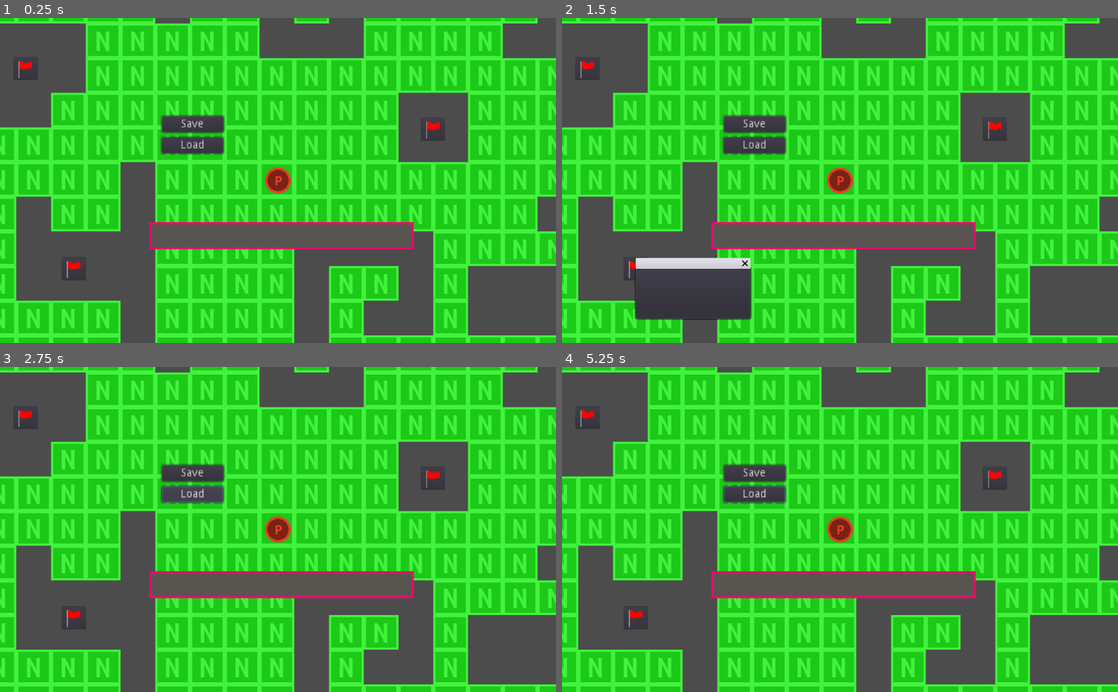
Above: before the commit, frames 1-4 (two rows, left to right).
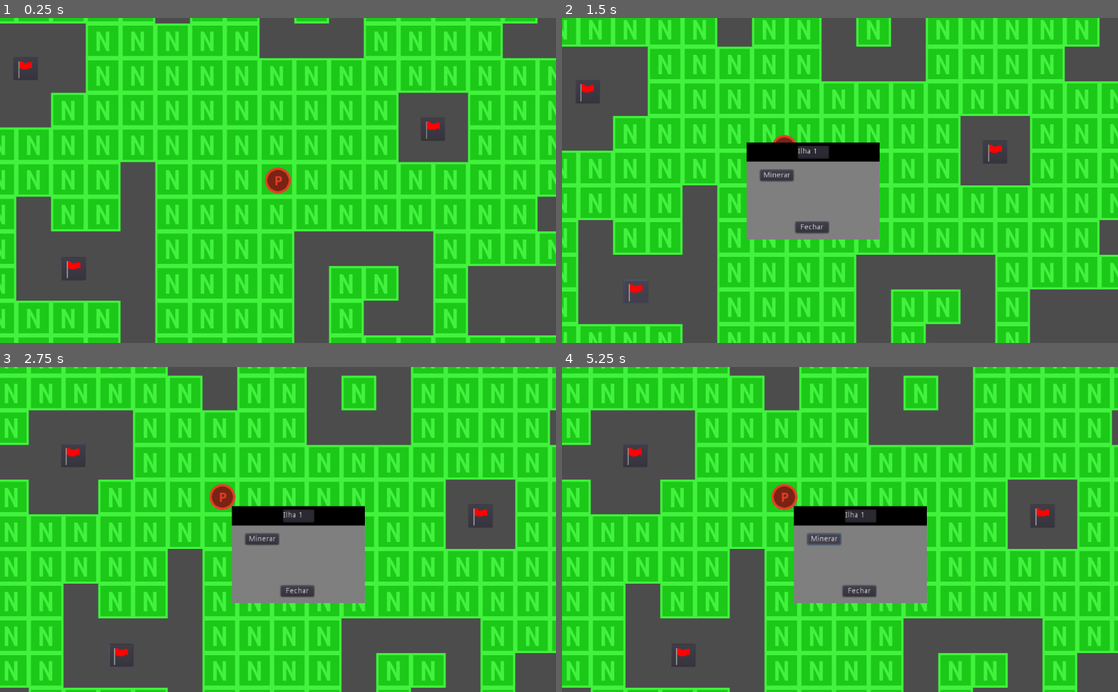
Above: after the commit, the same moments.

Repository: Escandiuzzi/PirateGodotProject
Game: Godot game, scene res://World.tscn
The game is run twice, just before and just after one commit, with the same random seed, the same clock (stepped at 60 frames per second) and the same inputs.
Inputs (mouse positions are in pixels of both pictures, inside the frame that each line leads up to):
- Up to frame 1 (0.25 s): no input
- Up to frame 2 (1.5 s): click (756, 125) at 0.5 s, where only the run before the commit has a clickable "Save"; click (634, 278) at 1.27 s
- Up to frame 3 (2.75 s): click (194, 493) at 2 s, where only the run before the commit has a clickable "Load"
- Up to frame 4 (5.25 s): click (823, 539) at 2.75 s, where only the run after the commit has a clickable "Minerar"; click (856, 591) at 3.5 s, where only the run after the commit has a clickable "Fechar"; click (684, 656) at 4.27 s; click (823, 539) at 5 s, where only the run after the commit has a clickable "Minerar"

The runs differ from the first frame. In frame 1, 4.3% of the frame differs, in the area x 26-75%, y 29-72%; in frame 2, 43%; in frame 3, 65%, in the area x 0-100%, y 0-100%; in frame 4, 65%.
Error before the commit: Parse Error: The function signature doesn't match the parent. Parent signature is: "NodePath get_path()". (res://TileMap.gd:92)

Commit message:
PopUp Ilhas
clicando na ilha, abre um popup com informações e botões

Diff:
--- a/Flag.gd
+++ b/Flag.gd
@@ -5,10 +5,12 @@
 # var b = "textvar"
 onready var window = get_node("Button/Window");
 onready var menuButton = $Button;
+var MenuIlha
 
 func _ready():
 	# Called when the node is added to the scene for the first time.
 	# Initialization here
+	MenuIlha = get_node("MenuIlha")
 	pass
 
 #func _process(delta):
@@ -17,6 +19,12 @@
 #	pass
 
 func _on_Button_pressed():
-	window.popup();
-	window._change_position(position)
+	#window.popup();
+	MenuIlha.show()
+	print("criei popup")
+	#MenuIlha._change_position(position)
+	#window._change_position(position)
 	pass # replace with function body
+func _on_Fechar_pressed():
+	MenuIlha.hide()
+	pass
--- a/TileMap.gd
+++ b/TileMap.gd
@@ -89,7 +89,7 @@
 
 # Returns a path from start to end
 # These are real positions, not cell coordinates
-func get_path(start, end):
+func get_caminho(start, end):
 
 	# Convert positions to cell coordinates
 	var start_tile = world_to_map(start);
--- a/World.gd
+++ b/World.gd
@@ -13,7 +13,7 @@
 # Calculates a new path and gives to sidekick
 func _calculate_new_path():
 	# Finds path
-	var path = navigation_map.get_path(player.position, node2D.get_global_mouse_position())
+	var path = navigation_map.get_caminho(player.position, node2D.get_global_mouse_position())
 
 	# If we got a path...
 	if path:
--- a/World.tscn
+++ b/World.tscn
@@ -1,110 +1,189 @@
-[gd_scene load_steps=6 format=2]
+[gd_scene load_steps=7 format=2]
 
 [ext_resource path="res://World.gd" type="Script" id=1]
 [ext_resource path="res://NavigationMap.tscn" type="PackedScene" id=2]
 [ext_resource path="res://Player.tscn" type="PackedScene" id=3]
 [ext_resource path="res://Sprite/placeholder.png" type="Texture" id=4]
 [ext_resource path="res://Flag.tscn" type="PackedScene" id=5]
+[ext_resource path="res://Sprite/back.png" type="Texture" id=6]
 
-[node name="World" type="Node" index="0"]
-
+[node name="World" type="Node"]
 script = ExtResource( 1 )
 
-[node name="Node2D" type="Node2D" parent="." index="0"]
+[node name="Node2D" type="Node2D" parent="."]
 
-[node name="NavigationMap" parent="." index="1" instance=ExtResource( 2 )]
-
+[node name="NavigationMap" parent="." instance=ExtResource( 2 )]
 tile_data = PoolIntArray( -393232, 0, 0, -393231, 0, 0, -393230, 0, 0, -393229, 0, 0, -393228, 0, 0, -393227, 0, 0, -39 …(5331 unchanged characters)…
 
-[node name="Player" parent="." index="2" instance=ExtResource( 3 )]
-
+[node name="Player" parent="." instance=ExtResource( 3 )]
 position = Vector2( 34.0093, 34.0093 )
 MOVEMENT_SPEED = 150
 
-[node name="HUD" type="Sprite" parent="Player" index="1"]
-
+[node name="HUD" type="Sprite" parent="Player"]
 editor/display_folded = true
+visible = false
 position = Vector2( 6.10558, 102.102 )
 scale = Vector2( 0.486804, 0.5 )
 texture = ExtResource( 4 )
-_sections_unfolded = [ "Offset", "Region", "Transform" ]
 
-[node name="SaveButton" type="Button" parent="Player/HUD" index="0"]
-
-anchor_left = 0.0
-anchor_top = 0.0
-anchor_right = 0.0
-anchor_bottom = 0.0
+[node name="SaveButton" type="Button" parent="Player/HUD"]
 margin_left = -452.144
 margin_top = -442.204
 margin_right = -374.144
 margin_bottom = -422.204
 rect_scale = Vector2( 3, 3 )
-rect_pivot_offset = Vector2( 0, 0 )
-rect_clip_content = false
-focus_mode = 2
-mouse_filter = 0
-mouse_default_cursor_shape = 0
-size_flags_horizontal = 1
-size_flags_vertical = 1
-toggle_mode = false
-enabled_focus_mode = 2
-shortcut = null
-group = null
 text = "Save"
-flat = false
 clip_text = true
-align = 1
-_sections_unfolded = [ "Hint", "Rect" ]
 
-[node name="LoadButton" type="Button" parent="Player/HUD" index="1"]
-
-anchor_left = 0.0
-anchor_top = 0.0
-anchor_right = 0.0
-anchor_bottom = 0.0
+[node name="LoadButton" type="Button" parent="Player/HUD"]
 margin_left = -453.0
 margin_top = -364.0
 margin_right = -375.0
 margin_bottom = -344.0
 rect_scale = Vector2( 3, 3 )
-rect_pivot_offset = Vector2( 0, 0 )
-rect_clip_content = false
-focus_mode = 2
-mouse_filter = 0
-mouse_default_cursor_shape = 0
-size_flags_horizontal = 1
-size_flags_vertical = 1
-toggle_mode = false
-enabled_focus_mode = 2
-shortcut = null
-group = null
 text = "Load"
-flat = false
 clip_text = true
-align = 1
-_sections_unfolded = [ "Anchor", "Margin", "Rect" ]
 
-[node name="Flags" type="Node" parent="." index="3"]
+[node name="Flags" type="Node" parent="."]
 
-editor/display_folded = true
-
-[node name="Flag" parent="Flags" index="0" instance=ExtResource( 5 )]
-
+[node name="Flag" parent="Flags" instance=ExtResource( 5 )]
 position = Vector2( -342.047, 196.745 )
 
-[node name="Flag2" parent="Flags" index="1" instance=ExtResource( 5 )]
+[node name="MenuIlha" type="PopupMenu" parent="Flags/Flag"]
+margin_right = 20.0
+margin_bottom = 20.0
 
+[node name="Sprite" type="Sprite" parent="Flags/Flag/MenuIlha"]
+position = Vector2( -15.6838, 10.7454 )
+scale = Vector2( 0.306874, 0.298523 )
+texture = ExtResource( 6 )
+
+[node name="TextEdit" type="TextEdit" parent="Flags/Flag/MenuIlha"]
+margin_left = -44.3664
+margin_top = -73.3752
+margin_right = 13.6336
+margin_bottom = -49.3752
+text = "Ilha 1"
+
+[node name="Button" type="Button" parent="Flags/Flag/MenuIlha"]
+margin_left = -113.191
+margin_top = -28.44
+margin_right = -52.1912
+margin_bottom = -8.44002
+text = "Minerar"
+
+[node name="Fechar" type="Button" parent="Flags/Flag/MenuIlha"]
+margin_left = -48.0308
+margin_top = 67.6717
+margin_right = 12.9692
+margin_bottom = 87.6717
+text = "Fechar"
+
+[node name="Flag2" parent="Flags" instance=ExtResource( 5 )]
+editor/display_folded = true
 position = Vector2( 319.674, -61.0101 )
 
-[node name="Flag3" parent="Flags" index="2" instance=ExtResource( 5 )]
+[node name="MenuIlha" type="PopupMenu" parent="Flags/Flag2"]
+margin_right = 20.0
+margin_bottom = 20.0
 
+[node name="Sprite" type="Sprite" parent="Flags/Flag2/MenuIlha"]
+position = Vector2( -0.25061, -3.29333 )
+scale = Vector2( 0.306874, 0.298523 )
+texture = ExtResource( 6 )
+
+[node name="TextEdit" type="TextEdit" parent="Flags/Flag2/MenuIlha"]
+margin_left = -34.9624
+margin_top = -84.3993
+margin_right = 23.0376
+margin_bottom = -60.3993
+text = "Ilha 2"
+
+[node name="Button" type="Button" parent="Flags/Flag2/MenuIlha"]
+margin_left = -108.309
+margin_top = -42.4788
+margin_right = -47.3092
+margin_bottom = -22.4788
+text = "Minerar"
+
+[node name="Fechar" type="Button" parent="Flags/Flag2/MenuIlha"]
+margin_left = -38.3796
+margin_top = 61.659
+margin_right = 22.6204
+margin_bottom = 81.659
+text = "Fechar"
+
+[node name="Flag3" parent="Flags" instance=ExtResource( 5 )]
+editor/display_folded = true
 position = Vector2( -880.167, 356.523 )
 
-[node name="Flag4" parent="Flags" index="3" instance=ExtResource( 5 )]
+[node name="MenuIlha" type="PopupMenu" parent="Flags/Flag3"]
+margin_right = 20.0
+margin_bottom = 20.0
 
+[node name="Sprite" type="Sprite" parent="Flags/Flag3/MenuIlha"]
+position = Vector2( -10.233, 3.04413 )
+scale = Vector2( 0.306874, 0.298523 )
+texture = ExtResource( 6 )
+
+[node name="TextEdit" type="TextEdit" parent="Flags/Flag3/MenuIlha"]
+margin_left = -40.423
+margin_top = -79.5692
+margin_right = 17.577
+margin_bottom = -55.5692
+text = "Ilha 3"
+
+[node name="Button" type="Button" parent="Flags/Flag3/MenuIlha"]
+margin_left = -104.726
+margin_top = -37.6487
+margin_right = -43.7257
+margin_bottom = -17.6487
+text = "Minerar"
+
+[node name="Fechar" type="Button" parent="Flags/Flag3/MenuIlha"]
+margin_left = -41.6011
+margin_top = 67.335
+margin_right = 19.3989
+margin_bottom = 87.335
+text = "Fechar"
+
+[node name="Flag4" parent="Flags" instance=ExtResource( 5 )]
+editor/display_folded = true
 position = Vector2( -430.98, -172.553 )
 
+[node name="MenuIlha" type="PopupMenu" parent="Flags/Flag4"]
+margin_right = 20.0
+margin_bottom = 20.0
+
+[node name="Sprite" type="Sprite" parent="Flags/Flag4/MenuIlha"]
+position = Vector2( -7.68683, -7.73511 )
+scale = Vector2( 0.306874, 0.298523 )
+texture = ExtResource( 6 )
+
+[node name="TextEdit" type="TextEdit" parent="Flags/Flag4/MenuIlha"]
+margin_left = -40.0705
+margin_top = -90.0052
+margin_right = 17.9295
+margin_bottom = -66.0052
+text = "Ilha 4"
+
+[node name="Button" type="Button" parent="Flags/Flag4/MenuIlha"]
+margin_left = -105.194
+margin_top = -46.9206
+margin_right = -44.1942
+margin_bottom = -26.9206
+text = "Minerar"
+
+[node name="Fechar" type="Button" parent="Flags/Flag4/MenuIlha"]
+margin_left = -45.8118
+margin_top = 56.5633
+margin_right = 15.1882
+margin_bottom = 76.5633
+text = "Fechar"
+
 [connection signal="pressed" from="Player/HUD/SaveButton" to="Player" method="_on_SaveButton_pressed"]
-
 [connection signal="pressed" from="Player/HUD/LoadButton" to="Player" method="_on_LoadButton_pressed"]
+[connection signal="pressed" from="Flags/Flag/MenuIlha/Fechar" to="Flags/Flag" method="_on_Fechar_pressed"]
+[connection signal="pressed" from="Flags/Flag2/MenuIlha/Fechar" to="Flags/Flag2" method="_on_Fechar_pressed"]
+[connection signal="pressed" from="Flags/Flag3/MenuIlha/Fechar" to="Flags/Flag3" method="_on_Fechar_pressed"]
+[connection signal="pressed" from="Flags/Flag4/MenuIlha/Fechar" to="Flags/Flag4" method="_on_Fechar_pressed"]
--- a/default_env.tres
+++ b/default_env.tres
@@ -1,100 +1,14 @@
 [gd_resource type="Environment" load_steps=2 format=2]
 
 [sub_resource type="ProceduralSky" id=1]
-
-radiance_size = 4
 sky_top_color = Color( 0.0470588, 0.454902, 0.976471, 1 )
 sky_horizon_color = Color( 0.556863, 0.823529, 0.909804, 1 )
 sky_curve = 0.25
-sky_energy = 1.0
 ground_bottom_color = Color( 0.101961, 0.145098, 0.188235, 1 )
 ground_horizon_color = Color( 0.482353, 0.788235, 0.952941, 1 )
 ground_curve = 0.01
-ground_energy = 1.0
-sun_color = Color( 1, 1, 1, 1 )
-sun_latitude = 35.0
-sun_longitude = 0.0
-sun_angle_min = 1.0
-sun_angle_max = 100.0
-sun_curve = 0.05
 sun_energy = 16.0
-texture_size = 2
 
 [resource]
-
 background_mode = 2
 background_sky = SubResource( 1 )
-background_sky_custom_fov = 0.0
-background_color = Color( 0, 0, 0, 1 )
-background_energy = 1.0
-background_canvas_max_layer = 0
-ambient_light_color = Color( 0, 0, 0, 1 )
-ambient_light_energy = 1.0
-ambient_light_sky_contribution = 1.0
-fog_enabled = false
-fog_color = Color( 0.5, 0.6, 0.7, 1 )
-fog_sun_color = Color( 1, 0.9, 0.7, 1 )
-fog_sun_amount = 0.0
-fog_depth_enabled = true
-fog_depth_begin = 10.0
-fog_depth_curve = 1.0
-fog_transmit_enabled = false
-fog_transmit_curve = 1.0
-fog_height_enabled = false
-fog_height_min = 0.0
-fog_height_max = 100.0
-fog_height_curve = 1.0
-tonemap_mode = 0
-tonemap_exposure = 1.0
-tonemap_white = 1.0
-auto_exposure_enabled = false
-auto_exposure_scale = 0.4
-auto_exposure_min_luma = 0.05
-auto_exposure_max_luma = 8.0
-auto_exposure_speed = 0.5
-ss_reflections_enabled = false
-ss_reflections_max_steps = 64
-ss_reflections_fade_in = 0.15
-ss_reflections_fade_out = 2.0
-ss_reflections_depth_tolerance = 0.2
-ss_reflections_roughness = true
-ssao_enabled = false
-ssao_radius = 1.0
-ssao_intensity = 1.0
-ssao_radius2 = 0.0
-ssao_intensity2 = 1.0
-ssao_bias = 0.01
-ssao_light_affect = 0.0
-ssao_color = Color( 0, 0, 0, 1 )
-ssao_quality = 0
-ssao_blur = 3
-ssao_edge_sharpness = 4.0
-dof_blur_far_enabled = false
-dof_blur_far_distance = 10.0
-dof_blur_far_transition = 5.0
-dof_blur_far_amount = 0.1
-dof_blur_far_quality = 1
-dof_blur_near_enabled = false
-dof_blur_near_distance = 2.0
-dof_blur_near_transition = 1.0
-dof_blur_near_amount = 0.1
-dof_blur_near_quality = 1
-glow_enabled = false
-glow_levels/1 = false
-glow_levels/2 = false
-glow_levels/3 = true
-glow_levels/4 = false
-glow_levels/5 = true
-glow_levels/6 = false
-glow_levels/7 = false
-glow_intensity = 0.8
-glow_strength = 1.0
-glow_bloom = 0.0
-glow_blend_mode = 2
-glow_hdr_threshold = 1.0
-glow_hdr_scale = 2.0
-glow_bicubic_upscale = false
-adjustment_enabled = false
-adjustment_brightness = 1.0
-adjustment_contrast = 1.0
-adjustment_saturation = 1.0
--- a/project.godot
+++ b/project.godot
@@ -6,7 +6,12 @@
 ;   [section] ; section goes between []
 ;   param=value ; assign values to parameters
 
-config_version=3
+config_version=4
+
+_global_script_classes=[  ]
+_global_script_class_icons={
+
+}
 
 [application]
 
@@ -16,12 +21,21 @@
 
 [input]
 
-right_click=[ Object(InputEventMouseButton,"resource_local_to_scene":false,"resource_name":"","device":0,"alt":false,"shift":false,"control":false,"meta":false,"command":false,"button_mask":0,"position":Vector2( 0, 0 ),"global_position":Vector2( 0, 0 ),"factor":1.0,"button_index":1,"pressed":false,"doubleclick":false,"script":null)
+right_click={
+"deadzone": 0.5,
+"events": [ Object(InputEventMouseButton,"resource_local_to_scene":false,"resource_name":"","device":0,"alt":false,"shift":false,"control":false,"meta":false,"command":false,"button_mask":0,"position":Vector2( 0, 0 ),"global_position":Vector2( 0, 0 ),"factor":1.0,"button_index":1,"pressed":false,"doubleclick":false,"script":null)
  ]
-key_k=[ Object(InputEventKey,"resource_local_to_scene":false,"resource_name":"","device":0,"alt":false,"shift":false,"control":false,"meta":false,"command":false,"pressed":false,"scancode":75,"unicode":0,"echo":false,"script":null)
+}
+key_k={
+"deadzone": 0.5,
+"events": [ Object(InputEventKey,"resource_local_to_scene":false,"resource_name":"","device":0,"alt":false,"shift":false,"control":false,"meta":false,"command":false,"pressed":false,"scancode":75,"unicode":0,"echo":false,"script":null)
  ]
-key_v=[ Object(InputEventKey,"resource_local_to_scene":false,"resource_name":"","device":0,"alt":false,"shift":false,"control":false,"meta":false,"command":false,"pressed":false,"scancode":86,"unicode":0,"echo":false,"script":null)
+}
+key_v={
+"deadzone": 0.5,
+"events": [ Object(InputEventKey,"resource_local_to_scene":false,"resource_name":"","device":0,"alt":false,"shift":false,"control":false,"meta":false,"command":false,"pressed":false,"scancode":86,"unicode":0,"echo":false,"script":null)
  ]
+}
 
 [rendering]
 
Binary file added: Sprite/back.png
Not shown, added: Sprite/back.png.import
Not shown, changed: Sprite/entities/navigation_map/navigation_map_point.png.import
Not shown, changed: Sprite/entities/player/player.png.import
Not shown, changed: Sprite/entities/sidekick/sidekick.png.import
Not shown, changed: Sprite/flag.png.import
Not shown, changed: Sprite/placeholder.png.import
Not shown, changed: Sprite/placeholder_map.png.import
Not shown, changed: icon.png.import
